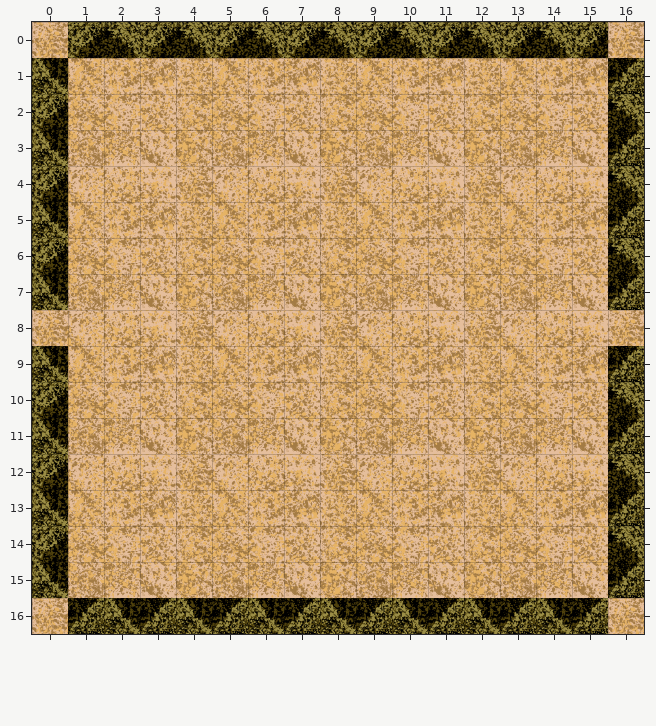
Tiled map: Resources/maps/desert/D2.tmx. Above is the file before it was changed.
Cells are 128x128 px. Shown: x 0..16, y 0..16.
The result:
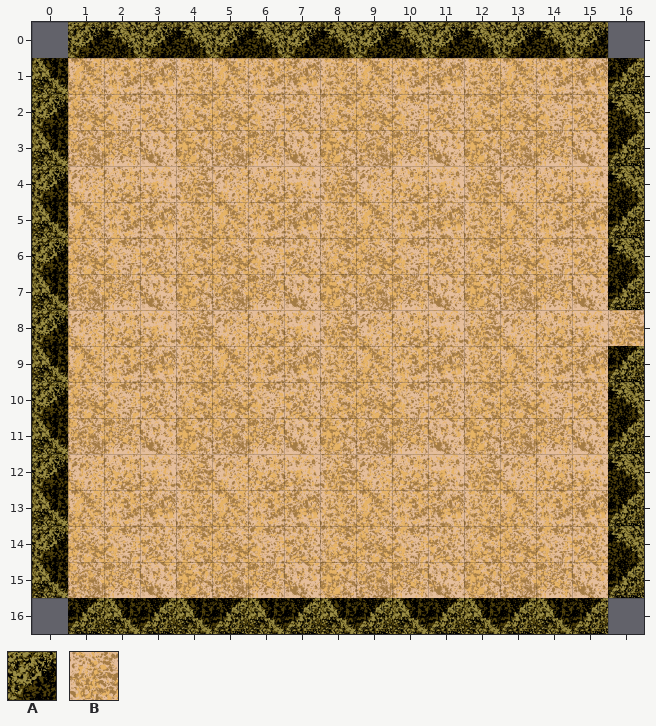
Key: from "desert wall": A 0; from "sand": B 0.
_ is an empty cell.
Tiles replaced or removed in this view: B.
Changes in this commit:
Changed rows in their new state; . is an unchanged cell.
Layer "floor":
first column x 0:
 0 _..............._
first column x 0:
16 _..............._
Layer "wall_tiles":
first column x 0:
 8 A
Boxes around the changes in both pictures, in picture pixels (x1, y1, x2, y2):
removed: (32, 22, 68, 58)
removed: (608, 22, 644, 58)
added: (32, 310, 68, 346)
removed: (32, 598, 68, 634)
removed: (608, 598, 644, 634)
